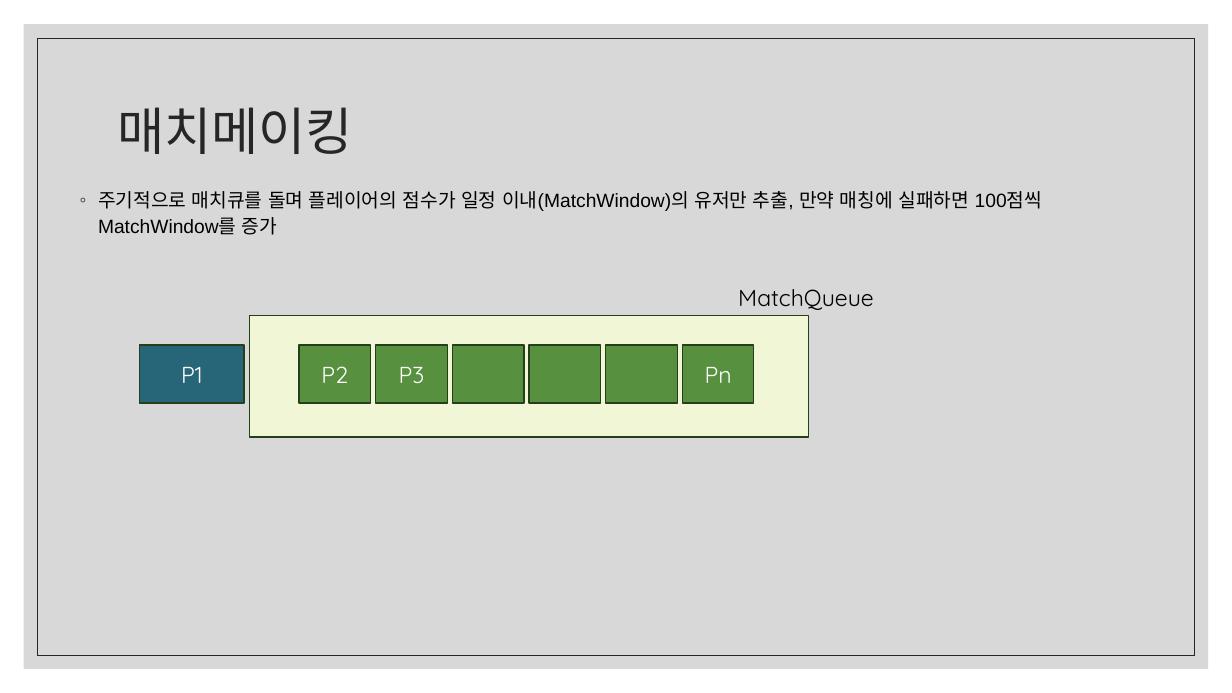
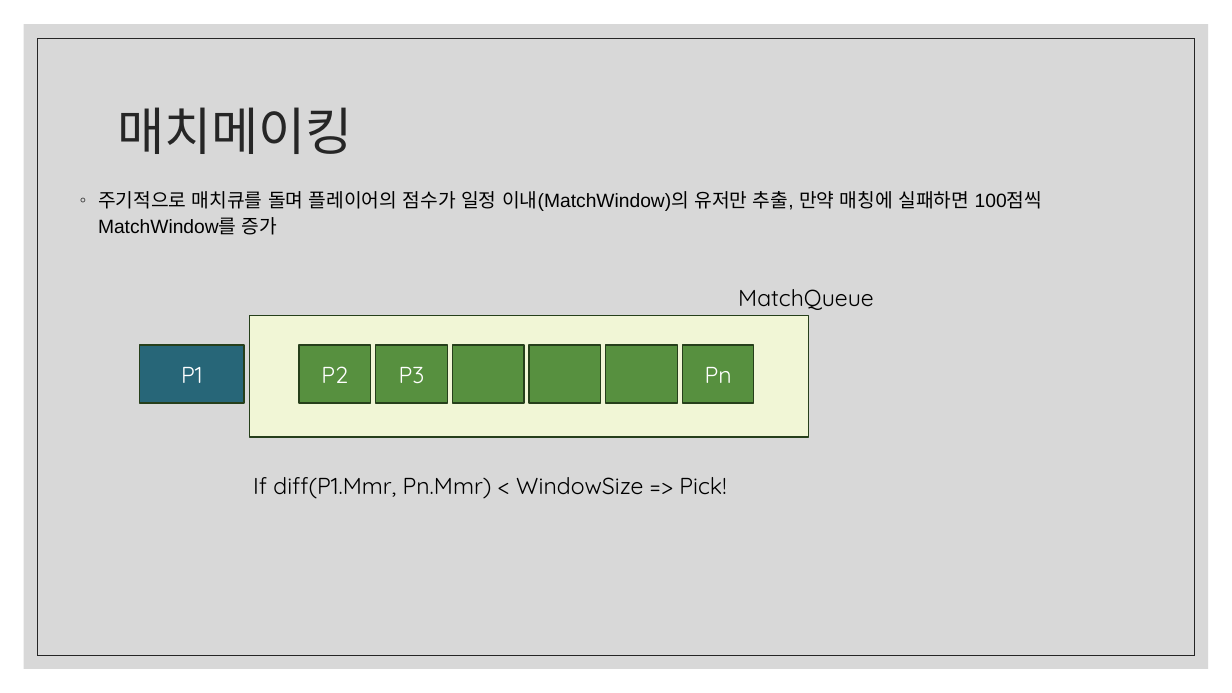
Before and after one commit to ckdgkwkd27/LCH_RTS, a slide deck: slide 6 of RTS 포트폴리오/이창하_RTS_포트폴리오.pptx (slide 5 before the commit). Drawn at 1232x693 pixels with LibreOffice and Linux fonts; fonts in the diff are those of the drawing. Boxes give left, top, right and bottom in pixels: in the first picture for what was removed or moved away, otherwise in the second. Text is boxed around its words. In the diff, an @@ line names an element or a change of style, - is before the commit and + after.

```diff
--- a/RTS 포트폴리오/이창하_RTS_포트폴리오.pptx
+++ b/RTS 포트폴리오/이창하_RTS_포트폴리오.pptx
@@ text added at (x1=253, y1=477, x2=726, y2=499), 18 pt, text #000000 @@
+If diff(P1.Mmr, Pn.Mmr) < WindowSize => Pick!
```
Also in this commit, not shown: 1 other slide changed, 3 slides added, 4 slides removed, 8 other files.
